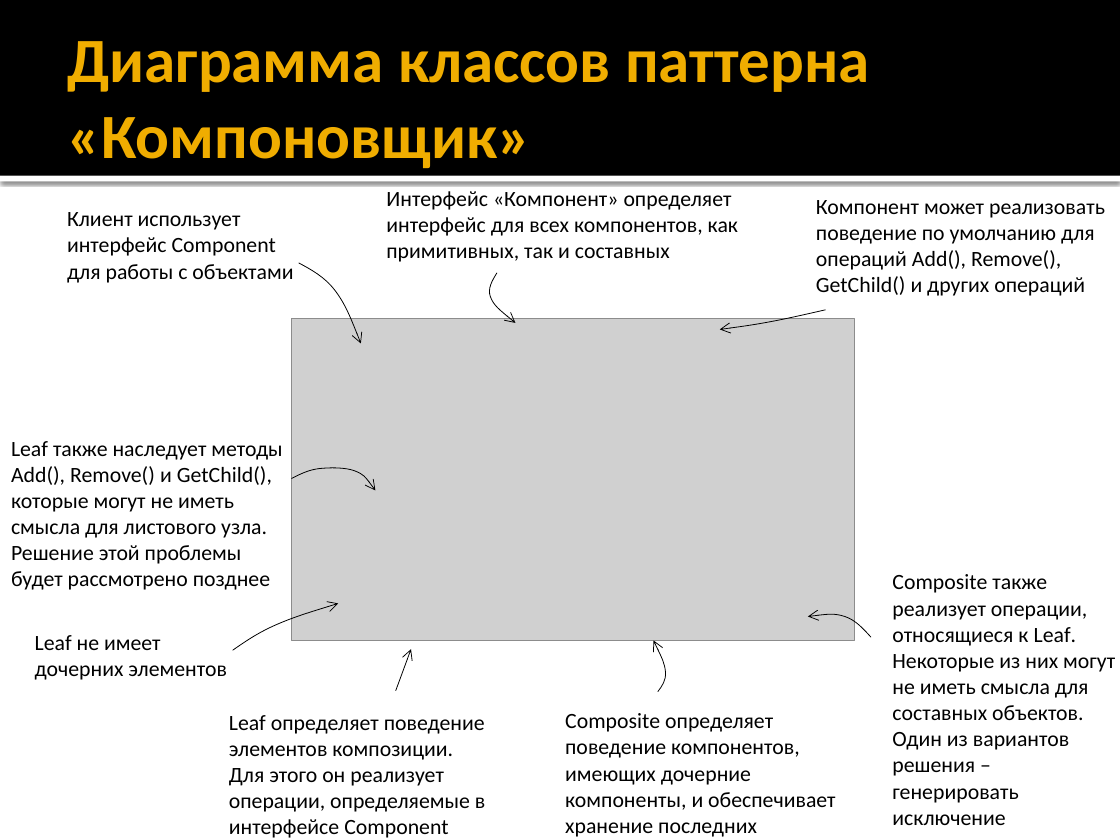
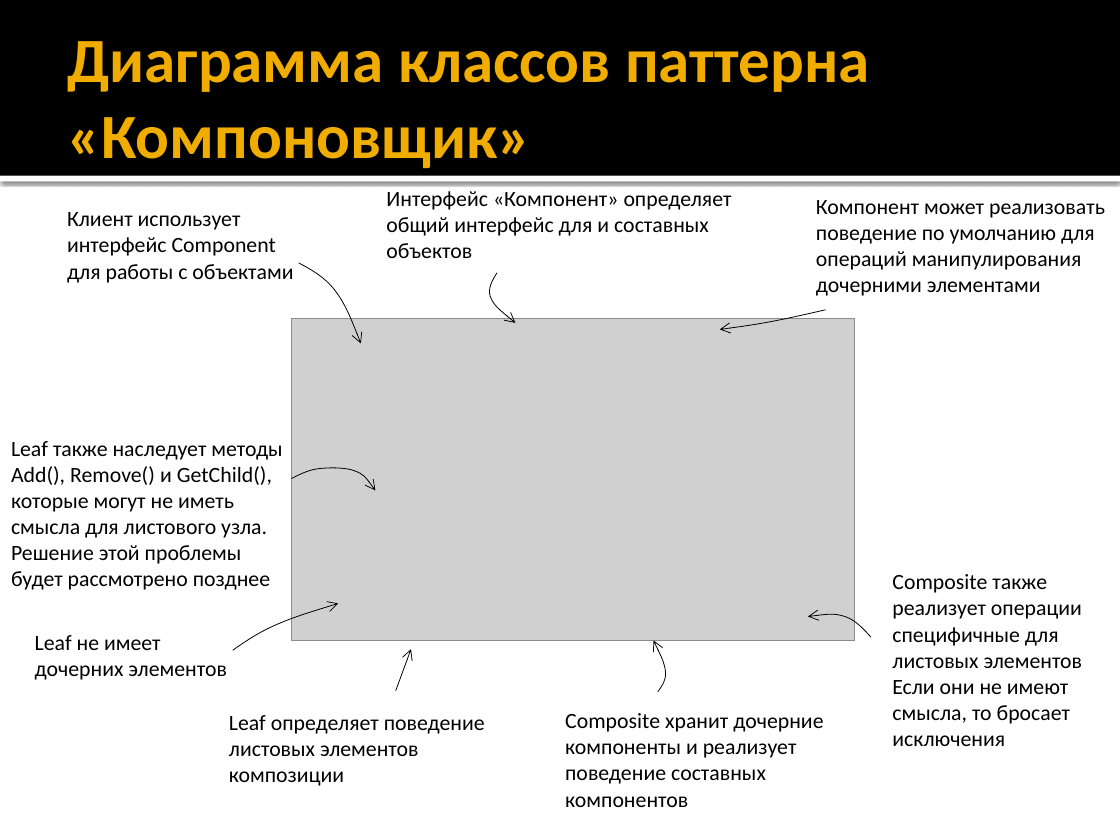
Before and after one commit to alexey-malov/ood, a slide deck: slide 18 of lectures/10.composite/composite.pptx. Drawn at 1120x840 pixels with LibreOffice and Linux fonts; fonts in the diff are those of the drawing; grey boxes stand for pictures. Boxes give left, top, right and bottom in pixels: in the first picture for what was removed or moved away, otherwise in the second. Text is boxed around its words. In the diff, an @@ line names an element or a change of style, - is before the commit and + after.

Commit message:
Обновлена лекция паттерна Компоновщик

```diff
--- a/lectures/10.composite/composite.pptx
+++ b/lectures/10.composite/composite.pptx
@@ text at [386, 191, 732, 258]: text changed @@
-Интерфейс «Компонент» определяет интерфейс для всех компонентов, как примитивных, так и составных
+Интерфейс «Компонент» определяет общий интерфейс для и составных объектов
@@ text at [816, 200, 1105, 296]: text changed @@
-Компонент может реализовать поведение по умолчанию для операций Add(), Remove(), GetChild() и других операций
+Компонент может реализовать поведение по умолчанию для операций манипулирования дочерними элементами
@@ text at [892, 574, 1083, 746]: text changed @@
-Composite также реализует операции, относящиеся к Leaf. Некоторые из них могут не иметь смысла для составных объектов. Один из вариантов решения – генерировать исключение
+Composite также реализует операции специфичные для листовых элементов
+Если они не имеют смысла, то бросает исключения
@@ text at [229, 715, 485, 786]: text changed @@
-Leaf определяет поведение элементов композиции. Для этого он реализует операции, определяемые в интерфейсе Component
+Leaf определяет поведение листовых элементов композиции
@@ text at [565, 713, 823, 807]: text changed @@
-Composite определяет поведение компонентов, имеющих дочерние компоненты, и обеспечивает хранение последних
+Composite хранит дочерние компоненты и реализует поведение составных компонентов
```
Also in this commit, not shown: 9 other slides changed, 4 slides added, 1 other file.
